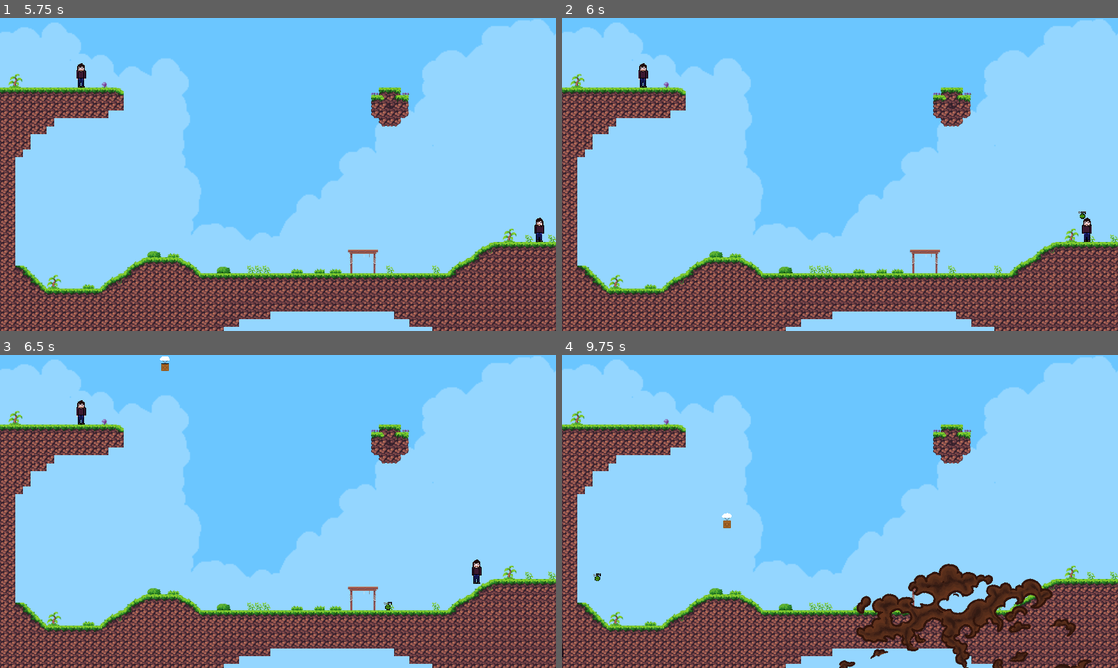
Above: before the commit, frames 1-4 (two rows, left to right).
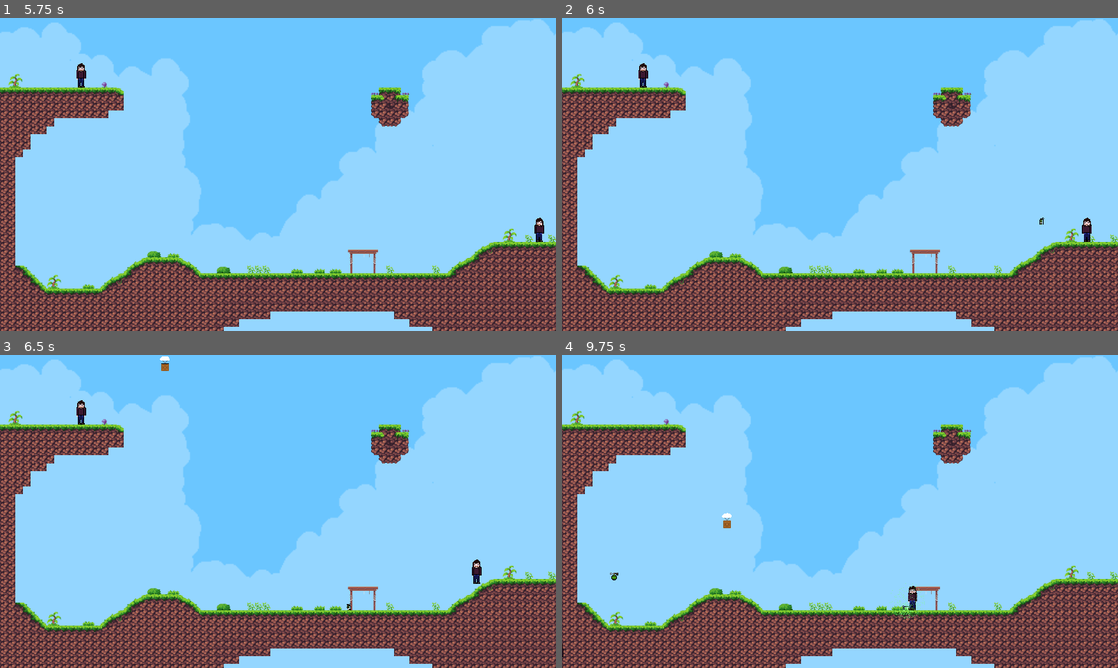
Above: after the commit, the same moments.

Repository: Francisco-Galea/Wild-Ones
Game: Godot game, scene res://Menu/MainScene/MainScene.tscn
Same seed, same stepped clock (60 frames per second), same inputs: the game is played once before the commit and once after it. Sound files missing from this copy of the repository are replaced by a short silence.
Inputs (mouse positions are in pixels of both pictures, inside the frame that each line leads up to):
- Up to frame 1 (5.75 s): click "Jugar" at 0.5 s; click "2 jugadores" at 1.25 s; tap Enter at 2, 4.25 s; move the mouse to (400, 158) at 2.02 s; hold D (move_right) 2.03-3.53 s; click (400, 158) at 2.1 s; tap W (jump) at 2.27, 3.02, 4.52, 5.27 s; tap Space at 2.75 s; move the mouse to (166, 190) at 2.77 s; tap 1 (switch_weapon_1) at 2.85 s; move the mouse to (333, 105) at 3.52 s; hold A (move_left) 3.53-4.28 s; tap 2 (switch_weapon_2) at 3.6 s; move the mouse to (250, 237) at 4.27 s; hold D (move_right) from 4.28 s (still down); tap 3 (switch_weapon_3) at 4.35 s; move the mouse to (444, 221) at 5.02 s; tap 4 (switch_weapon_4) at 5.1 s
- Up to frame 2 (6 s): move the mouse to (673, 127) at 5.77 s; release D (move_right) at 5.78 s; hold A (move_left) from 5.78 s (still down); click (673, 127) at 5.85 s
- Up to frame 3 (6.5 s): keep holding A (move_left); tap W (jump) at 6.02 s
- Up to frame 4 (9.75 s): move the mouse to (867, 511) at 6.52 s; release A (move_left) at 6.53 s; hold D (move_right) 6.53-7.28 s; tap 1 (switch_weapon_1) at 6.6 s; move the mouse to (756, 433) at 7.27 s; hold A (move_left) 7.28-8.78 s; tap 2 (switch_weapon_2) at 7.35 s; tap W (jump) at 7.52, 8.27, 9.02 s; move the mouse to (962, 495) at 8.02 s; tap 3 (switch_weapon_3) at 8.1 s; move the mouse to (728, 527) at 8.77 s; hold D (move_right) from 8.78 s (still down); tap 4 (switch_weapon_4) at 8.85 s; move the mouse to (895, 442) at 9.52 s; click (895, 442) at 9.6 s

Frame 1 is identical in both runs. In frame 2, less than 0.1% of the frame differs, in the area x 85-95%, y 61-66%; in frame 3, less than 0.1%; in frame 4, 5.0%, in the area x 5-96%, y 66-100%.
Error before the commit: Out of bounds get index '1' (on base: 'Array') (res://Director/GameManager/GameManager.gd:70)

Commit message:
Player can shoot normaly

Diff:
--- a/Player/Player.gd
+++ b/Player/Player.gd
@@ -7,11 +7,11 @@
 var current_weapon: WeaponStrategy
 var weapons: Array = [
 	GrenadeStrategy.new(),
-
+	GasGrenadeStrategy.new()
 ]
 #De armas solo debe quedar la granada
 @onready var health_component: Node = $Health
-@onready var projectile_spawn_point: Marker2D = $projectile_spawn_point
+@onready var projectile_spawn_point: Marker2D = $Pivot/projectile_spawn_point
 
 func _ready():
 	gravity = ProjectSettings.get_setting("physics/2d/default_gravity")
@@ -20,6 +20,7 @@
 	current_weapon = weapons[0]
 
 func _physics_process(delta):
+	$Pivot.look_at(get_global_mouse_position())
 	if not is_on_floor():
 		velocity.y += gravity * delta
 	else:
--- a/Player/Player.tscn
+++ b/Player/Player.tscn
@@ -38,8 +38,11 @@
 script = ExtResource("32_awdvc")
 metadata/_edit_lock_ = true
 
-[node name="projectile_spawn_point" type="Marker2D" parent="."]
-position = Vector2(32, -34)
+[node name="Pivot" type="Marker2D" parent="."]
+metadata/_edit_lock_ = true
+
+[node name="projectile_spawn_point" type="Marker2D" parent="Pivot"]
+position = Vector2(57, 0)
 metadata/_edit_lock_ = true
 
 [connection signal="body_entered" from="Area2D" to="." method="_on_area_2d_body_entered"]
--- a/Weapons/Grenade/Grenade.tscn
+++ b/Weapons/Grenade/Grenade.tscn
@@ -14,6 +14,33 @@
 [ext_resource type="Texture2D" uid="uid://kd6dfqpyomi" path="res://Weapons/Sprites/Explosion_3/Explosion_8.png" id="9_gcjrb"]
 [ext_resource type="Texture2D" uid="uid://c5cq5cwdxuxw1" path="res://Weapons/Sprites/Explosion_3/Explosion_9.png" id="10_e5a6h"]
 [ext_resource type="Texture2D" uid="uid://dlfhq7qlsg33i" path="res://Weapons/Sprites/Explosion_3/Explosion_10.png" id="12_o1yxg"]
+
+[sub_resource type="Animation" id="Animation_bqd3n"]
+length = 0.001
+tracks/0/type = "value"
+tracks/0/imported = false
+tracks/0/enabled = true
+tracks/0/path = NodePath(".:texture")
+tracks/0/interp = 1
+tracks/0/loop_wrap = true
+tracks/0/keys = {
+"times": PackedFloat32Array(0),
+"transitions": PackedFloat32Array(1),
+"update": 1,
+"values": [ExtResource("2_e8idm")]
+}
+tracks/1/type = "value"
+tracks/1/imported = false
+tracks/1/enabled = true
+tracks/1/path = NodePath(".:rotation")
+tracks/1/interp = 1
+tracks/1/loop_wrap = true
+tracks/1/keys = {
+"times": PackedFloat32Array(0),
+"transitions": PackedFloat32Array(1),
+"update": 0,
+"values": [0.0]
+}
 
 [sub_resource type="Animation" id="Animation_wndle"]
 resource_name = "explosion"
@@ -33,33 +60,6 @@
 tracks/1/type = "value"
 tracks/1/imported = false
 tracks/1/enabled = false
-tracks/1/path = NodePath(".:rotation")
-tracks/1/interp = 1
-tracks/1/loop_wrap = true
-tracks/1/keys = {
-"times": PackedFloat32Array(0),
-"transitions": PackedFloat32Array(1),
-"update": 0,
-"values": [0.0]
-}
-
-[sub_resource type="Animation" id="Animation_bqd3n"]
-length = 0.001
-tracks/0/type = "value"
-tracks/0/imported = false
-tracks/0/enabled = true
-tracks/0/path = NodePath(".:texture")
-tracks/0/interp = 1
-tracks/0/loop_wrap = true
-tracks/0/keys = {
-"times": PackedFloat32Array(0),
-"transitions": PackedFloat32Array(1),
-"update": 1,
-"values": [ExtResource("2_e8idm")]
-}
-tracks/1/type = "value"
-tracks/1/imported = false
-tracks/1/enabled = true
 tracks/1/path = NodePath(".:rotation")
 tracks/1/interp = 1
 tracks/1/loop_wrap = true
--- a/Weapons/WeaponStrategy.gd
+++ b/Weapons/WeaponStrategy.gd
@@ -1,5 +1,7 @@
 extends Node
 class_name WeaponStrategy
+
+@onready  var texture = $Sprite2D
 
 func shoot(start_position: Vector2, direction: Vector2) -> Node2D:
 	return null
Not shown, added: IdeasFuture/Images/Bullet.png.import
Not shown, added: IdeasFuture/Images/awpattept.png.import
Not shown, added: IdeasFuture/Sounds/musicMatch.wav.import
Not shown, added: export_presets.cfg
